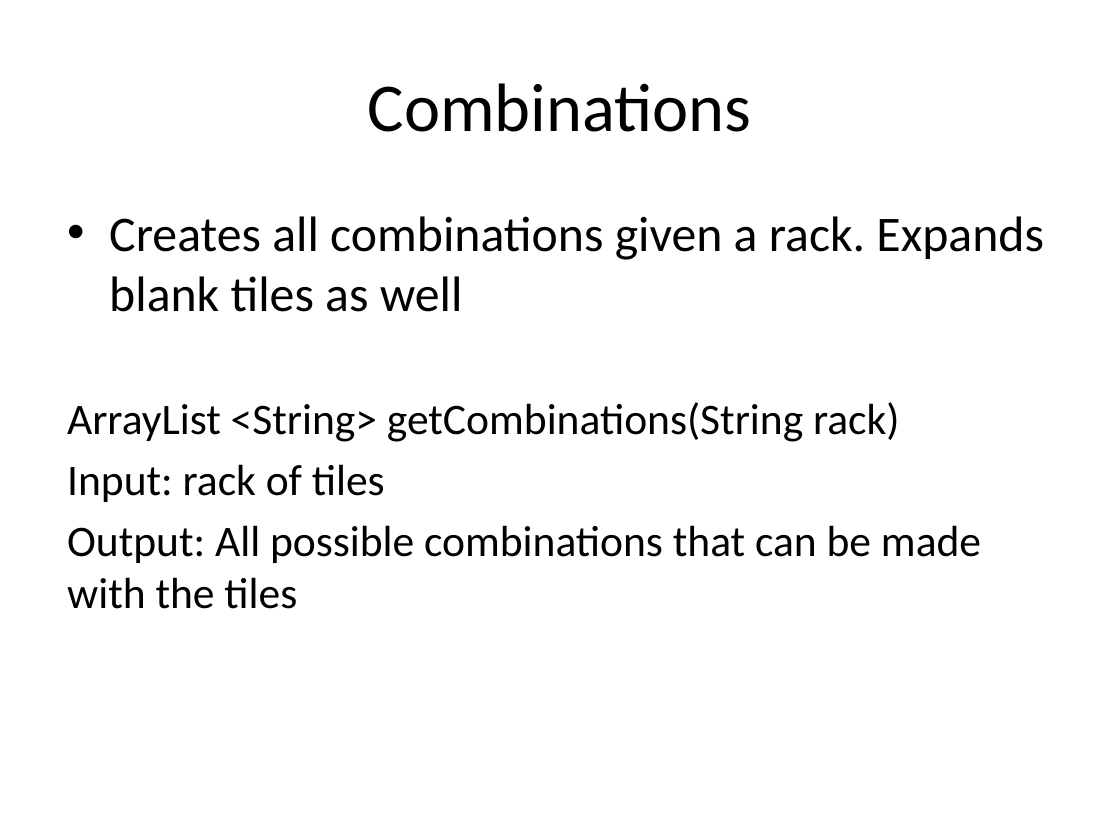
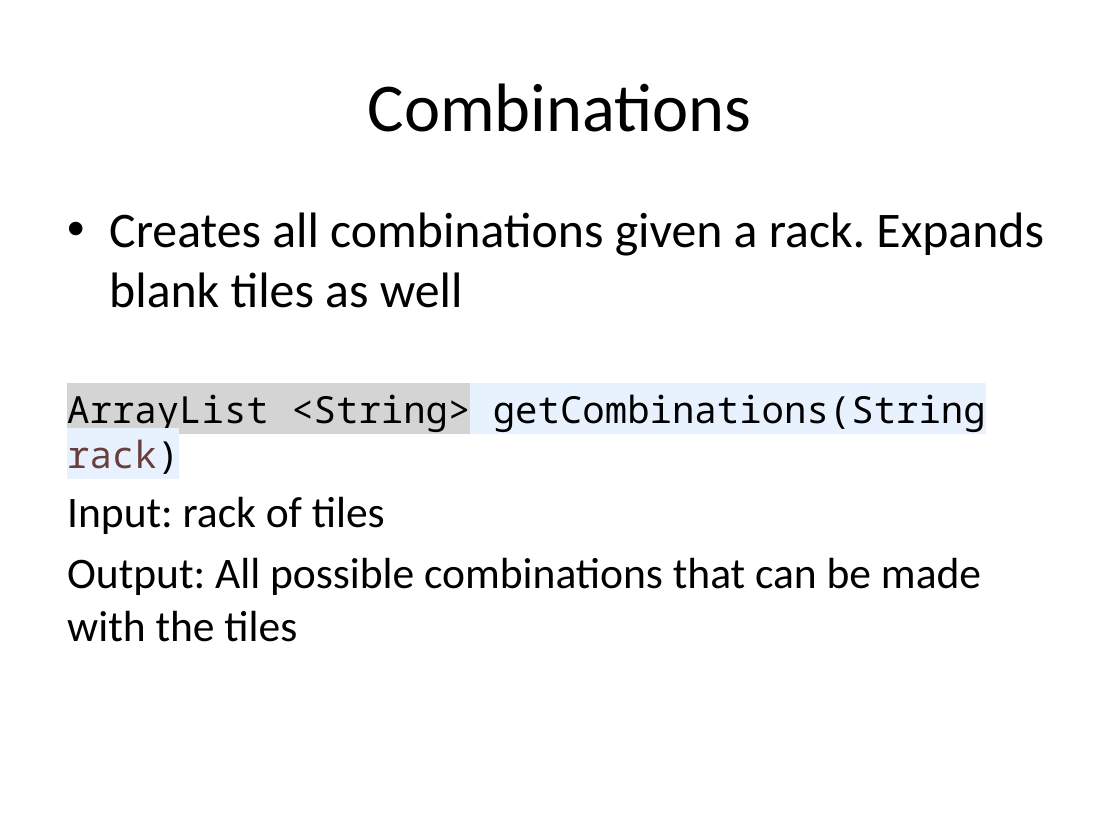
Before and after one commit to apoorvumang/Scrabble, a slide deck: slide 3 of Scrabble Word Suggestor.pptx. Drawn at 1120x840 pixels with LibreOffice and Linux fonts; fonts in the diff are those of the drawing. Boxes give left, top, right and bottom in pixels: in the first picture for what was removed or moved away, otherwise in the second. Text is boxed around its words. In the diff, an @@ line names an element or a change of style, - is before the commit and + after.

```diff
--- a/Scrabble Word Suggestor.pptx
+++ b/Scrabble Word Suggestor.pptx
@@ text at [67,394,986,474]: size 28 to 24 pt, font Calibri to Noto Sans Mono in "ArrayList <String> getCombinations(String rack)"; text colour #000000 to #6A3E3E in "rack)"; highlight none to #D4D4D4 in "ArrayList <String>"; highlight none to #E8F2FE in "getCombinations(String rack)" @@
```
Also in this commit, not shown: 3 other slides changed, 1 slide added, 6 other files.
